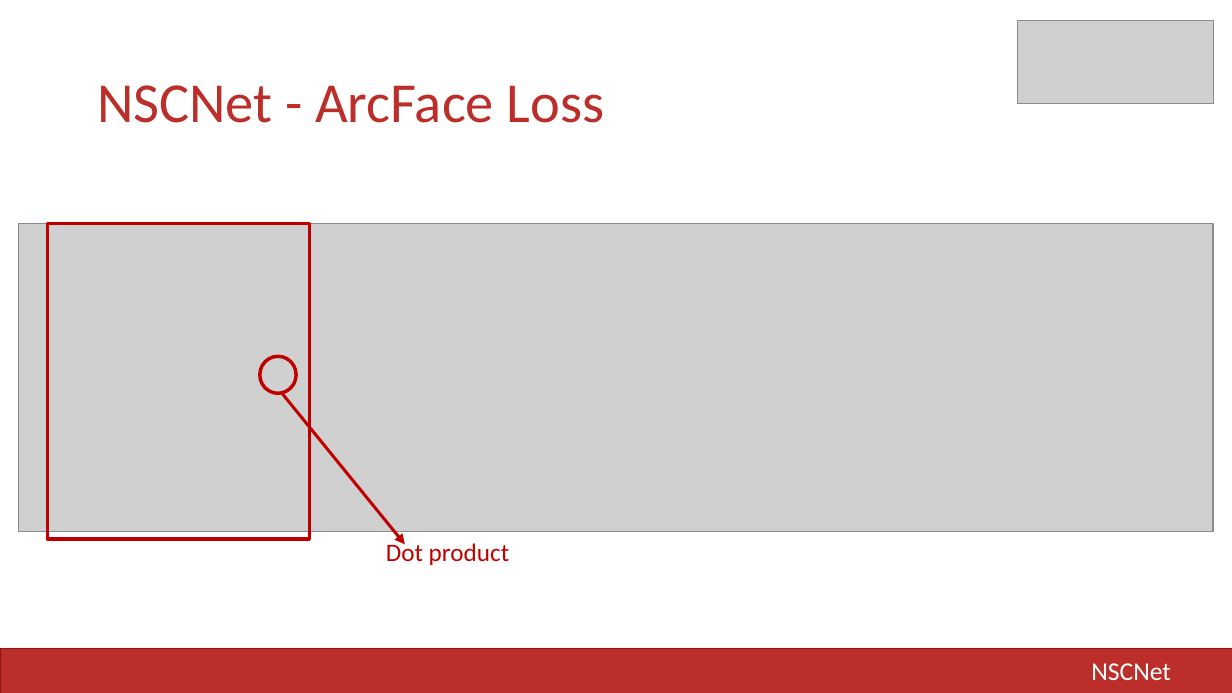
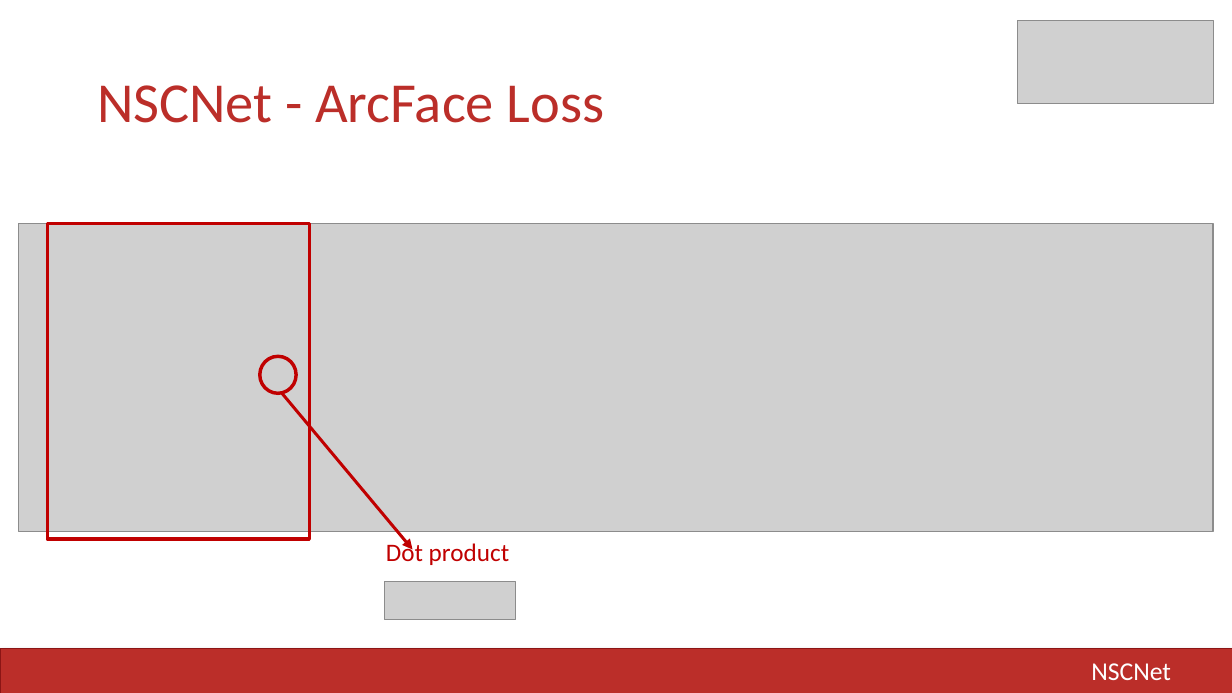
Before and after one commit to LIA-UniBo/NSCNet, a slide deck: slide 39 of docs/AII - Project Slides.pptx. Drawn at 1232x693 pixels with LibreOffice and Linux fonts; fonts in the diff are those of the drawing; grey boxes stand for pictures. Boxes give left, top, right and bottom in pixels: in the first picture for what was removed or moved away, otherwise in the second. Text is boxed around its words. In the diff, an @@ line names an element or a change of style, - is before the commit and + after.

```diff
--- a/docs/AII - Project Slides.pptx
+++ b/docs/AII - Project Slides.pptx
@@ arrow moved from (282, 393) - (405, 545) to (282, 393) - (413, 549) @@
@@ picture added at bbox=[384, 582, 516, 620] @@
```
Also in this commit, not shown: 2 other files.
